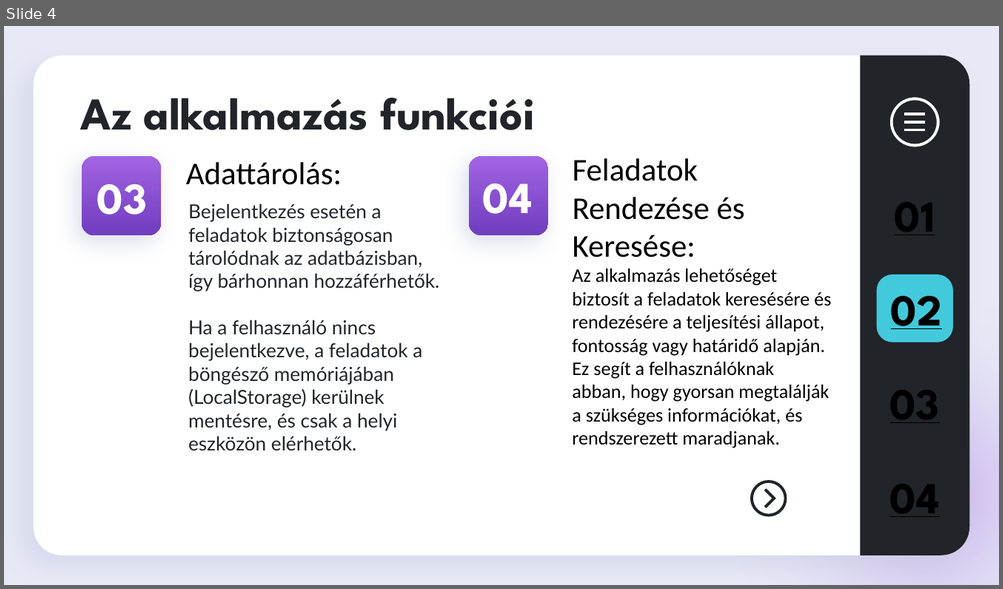
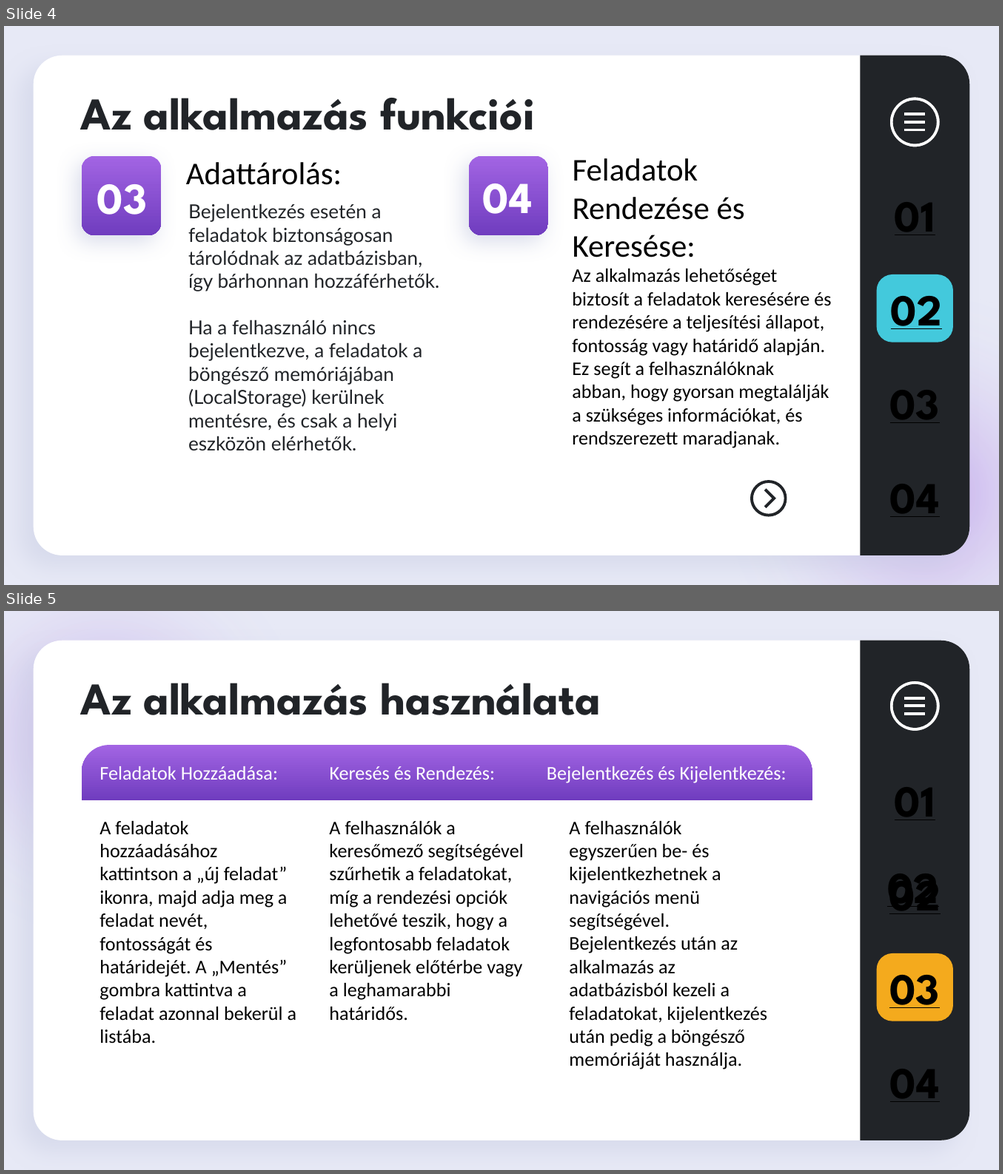
Before and after one commit to DrDevoo/ToDoApp_NextJS, a slide deck: Documents/ToDoApp Bemutató.pptx. Shown one above the other, each under a label of ours: slide 4 before the commit, slides 4 and 5 after it. The pictures are 1003x589 and 1003x1174 pixels, drawn with LibreOffice and Linux fonts; fonts in the diff are those of the drawing. Boxes give left, top, right and bottom in pixels: in the first picture for what was removed or moved away, otherwise in the second. Text is boxed around its words. In the diff, an @@ line names an element or a change of style, - is before the commit and + after.

```diff
--- a/Documents/ToDoApp Bemutató.pptx
+++ b/Documents/ToDoApp Bemutató.pptx
@@ slide 5 added at <box>4,611,999,1170</box>, background #E7E9F6; not listed: 2 template elements that a slide beside it also shows @@
@@ ellipse added at <box>4,611,338,971</box>, fill gradient #A264E3 to #E7E9F6 to #FFFFFF @@
@@ title added at <box>81,683,600,715</box>, 33 pt, text #212428, bold @@
+Az alkalmazás használata
@@ freeform shape added at <box>889,681,940,732</box>, fill #FFFFFF, outline #212428 0.75 pt @@
@@ round same rect added at <box>82,745,811,800</box>, fill gradient #A264E3 to #703DBF @@
@@ text added at <box>99,766,278,780</box>, 14 pt, text #FFFFFF @@
+Feladatok Hozzáadása:
@@ text added at <box>330,766,495,780</box>, 14 pt, text #FFFFFF @@
+Keresés és Rendezés:
@@ text added at <box>546,766,786,783</box>, 14 pt, text #FFFFFF @@
+Bejelentkezés és Kijelentkezés:
@@ text added at <box>894,766,935,832</box>, 32 pt, text #000000, bold, underline @@
+01
@@ text added at <box>99,821,297,1044</box>, 14 pt, text #000000 @@
+A feladatok hozzáadásához kattintson a „új feladat” ikonra, majd adja meg a feladat nevét, fontosságát és határidejét. A „Mentés” gombra kattintva a feladat azonnal bekerül a listába.
@@ text added at <box>329,821,523,1021</box>, 14 pt, text #000000 @@
+A felhasználók a keresőmező segítségével szűrhetik a feladatokat, míg a rendezési opciók lehetővé teszik, hogy a legfontosabb feladatok kerüljenek előtérbe vagy a leghamarabbi határidős.
@@ text added at <box>569,821,767,1070</box>, 14 pt, text #000000 @@
+A felhasználók egyszerűen be- és kijelentkezhetnek a navigációs menü segítségével. Bejelentkezés után az alkalmazás az adatbázisból kezeli a feladatokat, kijelentkezés után pedig a böngésző memóriáját használja.
@@ text added at <box>887,853,938,919</box>, 32 pt, text #000000, bold, underline @@
+02
@@ text added at <box>874,860,953,914</box>, 32 pt, text #000000, bold, underline @@
+02
@@ rounded rectangle added at <box>876,953,953,1021</box>, fill #F4AA1D @@
@@ text added at <box>889,975,939,1008</box>, 32 pt, text #000000, bold, underline @@
+03
@@ text added at <box>890,1048,939,1114</box>, 32 pt, text #000000, bold, underline @@
+04
```
Also in this commit, not shown: 3 slides changed, 1 slide removed.
